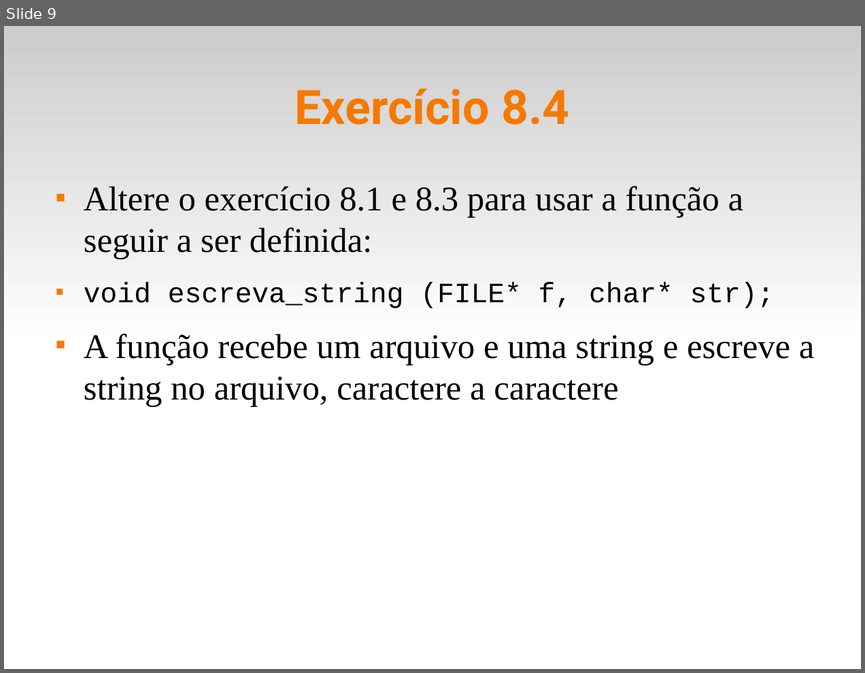
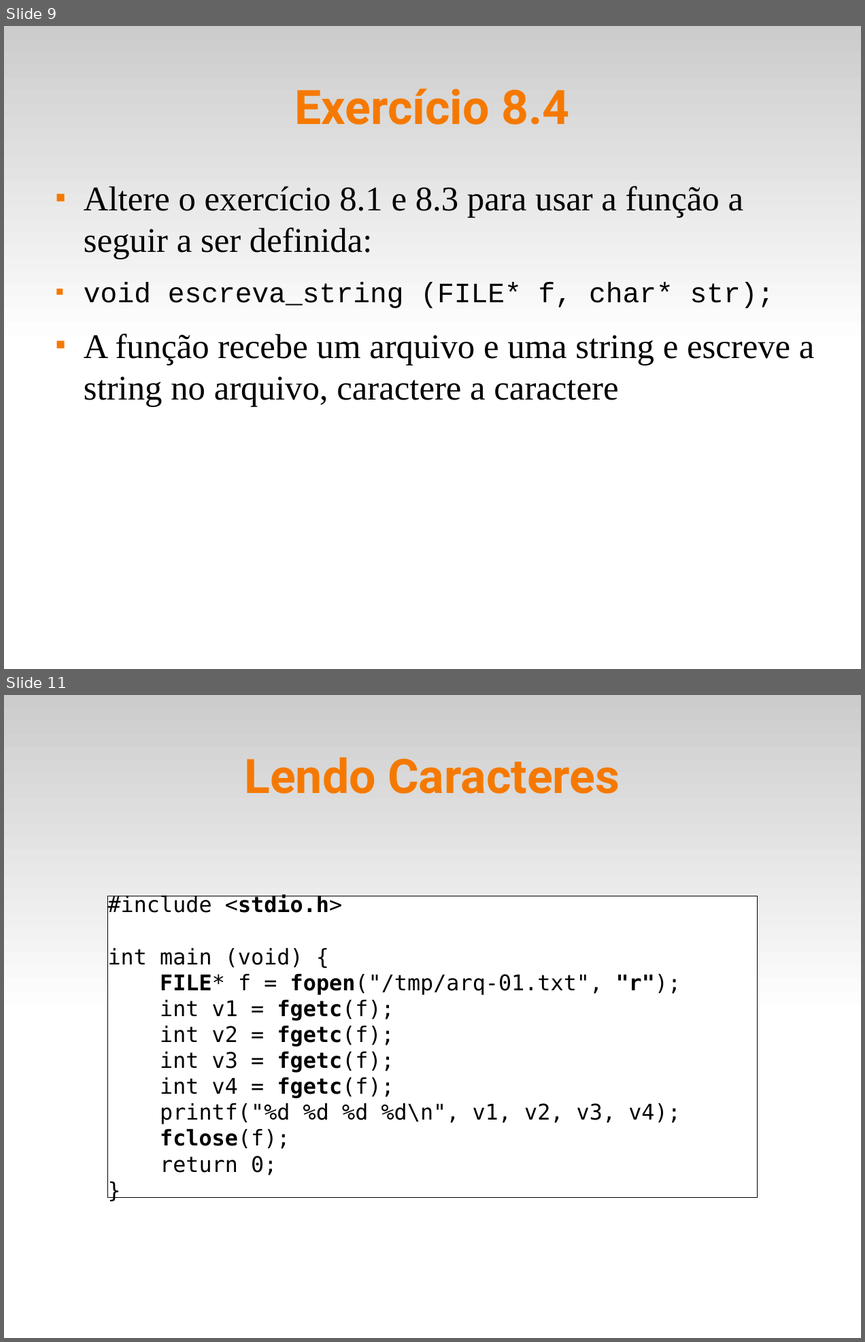
Before and after one commit to fsantanna-uerj/LP1, a slide deck: Slides/lp1-08-arquivos.odp. Shown one above the other, each under a label of ours: slide 9 before the commit, slides 9 and 11 after it; the slides between them are not shown. The pictures are 865x673 and 865x1342 pixels, drawn with LibreOffice and Linux fonts; fonts in the diff are those of the drawing. Boxes give left, top, right and bottom in pixels: in the first picture for what was removed or moved away, otherwise in the second. Text is boxed around its words. In the diff, an @@ line names an element or a change of style, - is before the commit and + after.

```diff
--- a/Slides/lp1-08-arquivos.odp
+++ b/Slides/lp1-08-arquivos.odp
@@ slide 11 added at bbox=[4, 695, 861, 1338], background #FFFFFF; not listed: 1 template element that a slide beside it also shows @@
@@ title added at bbox=[244, 757, 619, 794], 44 pt, text #F57900, bold @@
+Lendo Caracteres
@@ rectangle added at bbox=[107, 896, 757, 1198], fill #FFFFFF, outline #000000 0 pt, 20 pt, text #000000 @@
+#include <stdio.h>
+int main (void) {
+FILE* f = fopen("/tmp/arq-01.txt", "r");
+int v1 = fgetc(f);
+int v2 = fgetc(f);
+int v3 = fgetc(f);
+int v4 = fgetc(f);
+printf("%d %d %d %d\n", v1, v2, v3, v4);
+fclose(f);
+return 0;
+}
```
Also in this commit, not shown: 1 other slide added, 4 other files.
